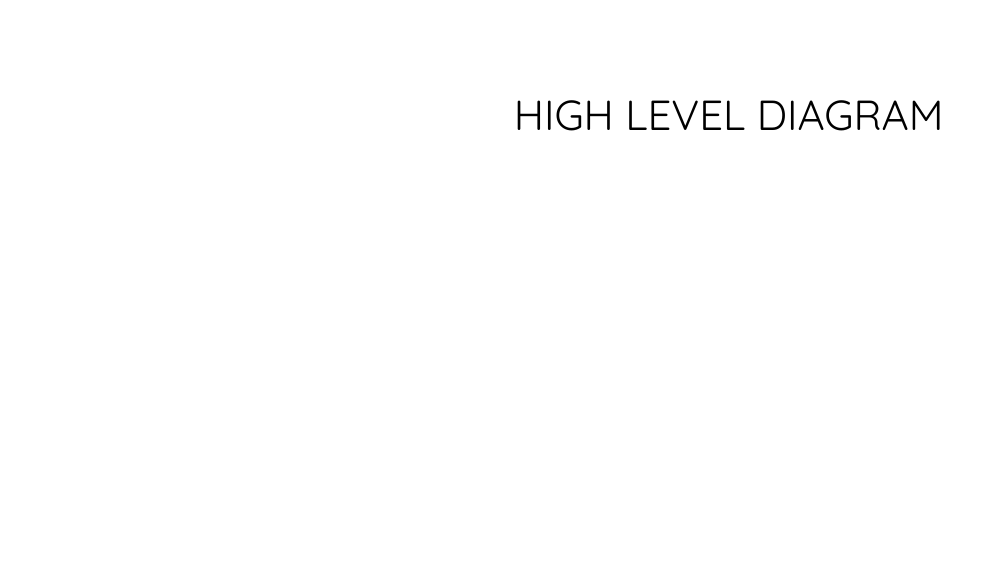
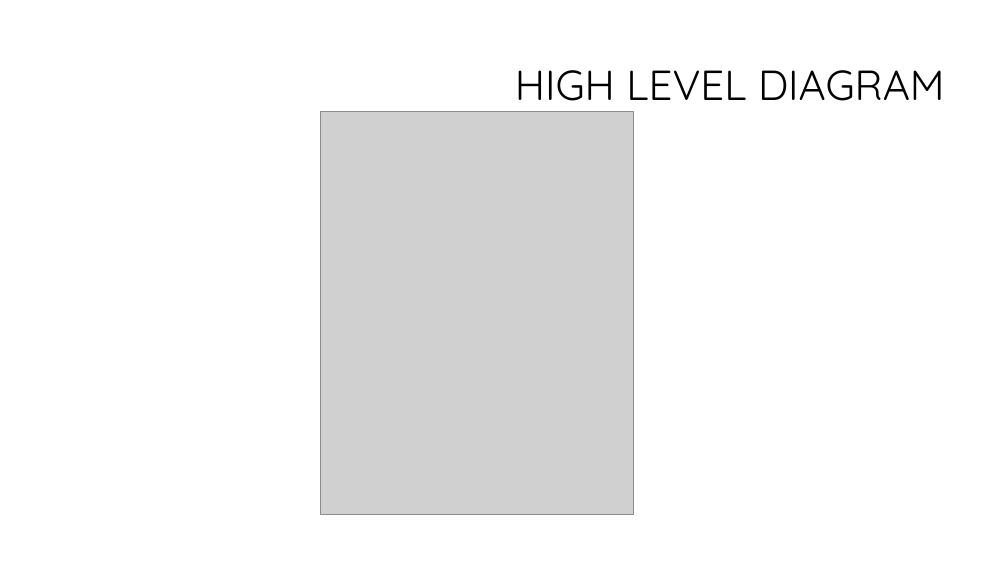
Before and after one commit to Sajith16/CSSEDocs, a slide deck: slide 6 of CodeFest-Management-Tool.pptx. Drawn at 1008x567 pixels with LibreOffice and Linux fonts; fonts in the diff are those of the drawing; grey boxes stand for pictures; background and template pictures are left out. Boxes give left, top, right and bottom in pixels: in the first picture for what was removed or moved away, otherwise in the second. Text is boxed around its words. In the diff, an @@ line names an element or a change of style, - is before the commit and + after.

```diff
--- a/CodeFest-Management-Tool.pptx
+++ b/CodeFest-Management-Tool.pptx
@@ title "HIGH LEVEL DIAGRAM": place and size @@
-title "HIGH LEVEL DIAGRAM" at (514,100,944,131)
+title "HIGH LEVEL DIAGRAM" at (515,70,945,101)
@@ picture added at (321,111,633,514) @@
```
Also in this commit, not shown: 8 other slides changed.
